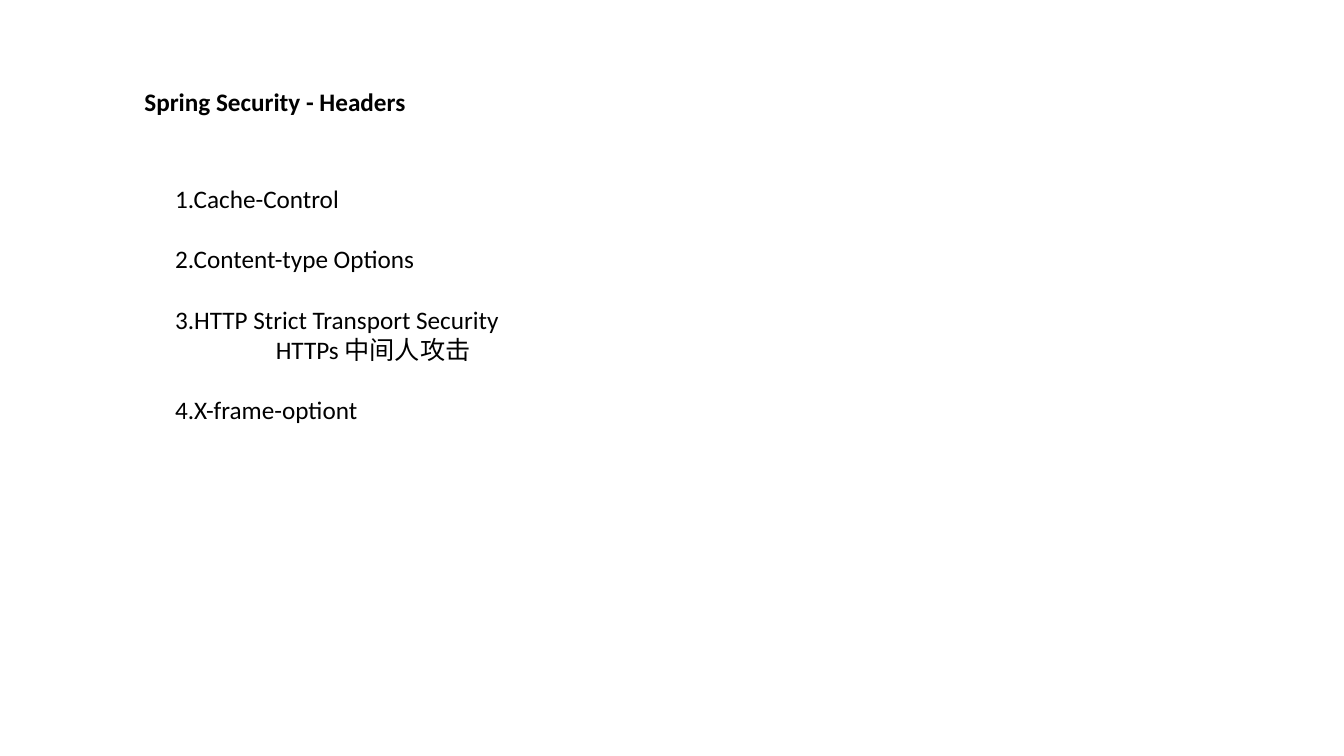
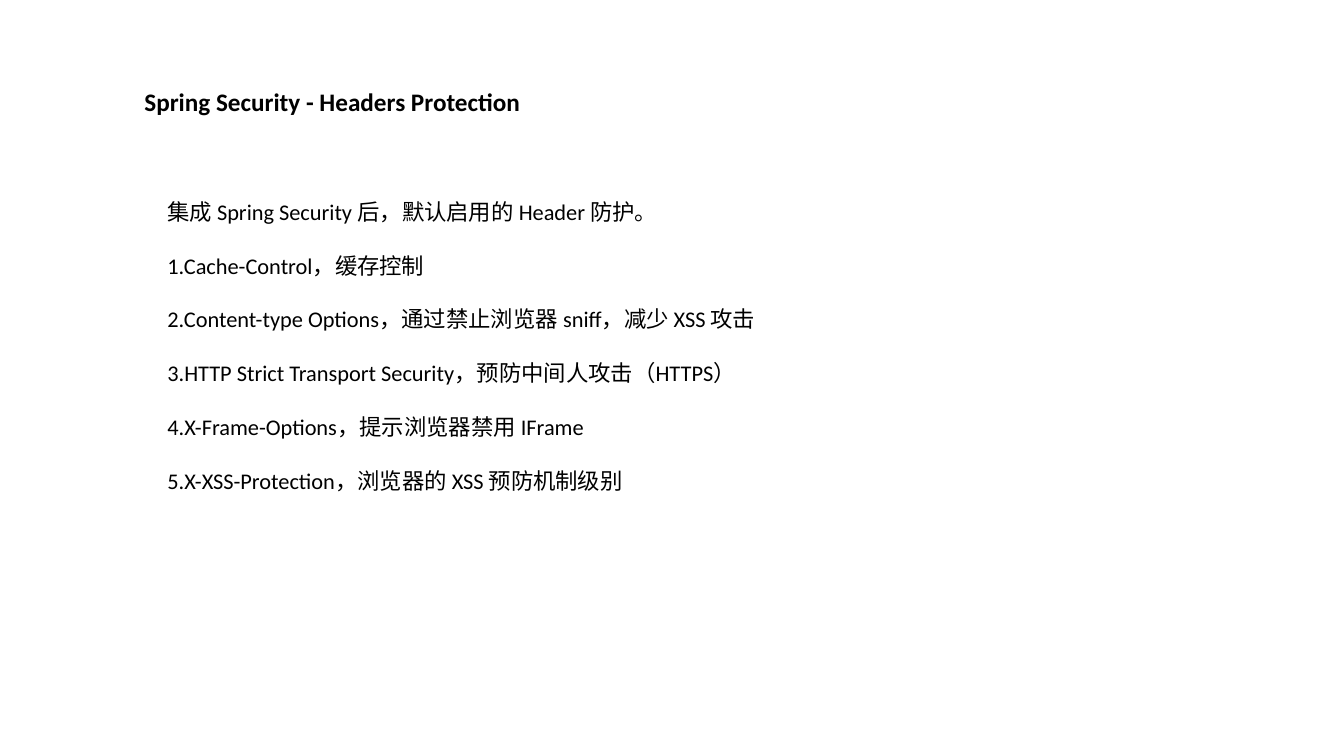
Before and after one commit to plumnx/DIALY, a slide deck: slide 22 of 2020-7-13-----Spring Security Report/Spring Security.pptx (slide 23 before the commit). Drawn at 1344x756 pixels with LibreOffice and Linux fonts; fonts in the diff are those of the drawing. Boxes give left, top, right and bottom in pixels: in the first picture for what was removed or moved away, otherwise in the second. Text is boxed around its words. In the diff, an @@ line names an element or a change of style, - is before the commit and + after.

```diff
--- a/2020-7-13-----Spring Security Report/Spring Security.pptx
+++ b/2020-7-13-----Spring Security Report/Spring Security.pptx
@@ text at (x1=144, y1=93, x2=520, y2=116): text changed @@
-Spring Security - Headers
+Spring Security - Headers Protection
@@ text at (x1=167, y1=201, x2=756, y2=492): text changed; size 18 to 16 pt @@
-1.Cache-Control
-2.Content-type Options
-3.HTTP Strict Transport Security
-HTTPs 中间人攻击
-4.X-frame-optiont
+集成 Spring Security 后，默认启用的 Header 防护。
+1.Cache-Control，缓存控制
+2.Content-type Options，通过禁止浏览器 sniff，减少 XSS 攻击
+3.HTTP Strict Transport Security，预防中间人攻击（HTTPS）
+4.X-Frame-Options，提示浏览器禁用 IFrame
+5.X-XSS-Protection，浏览器的 XSS 预防机制级别
```
Also in this commit, not shown: 12 other slides changed, 3 slides added, 4 slides removed.
